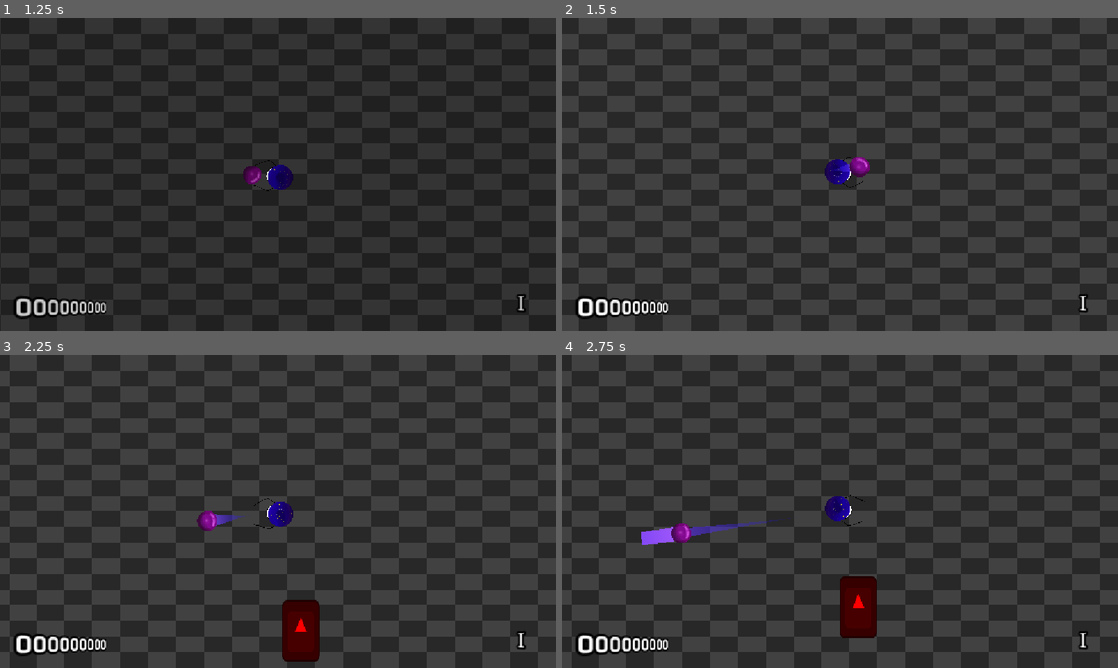
Above: before the commit, frames 1-4 (two rows, left to right).
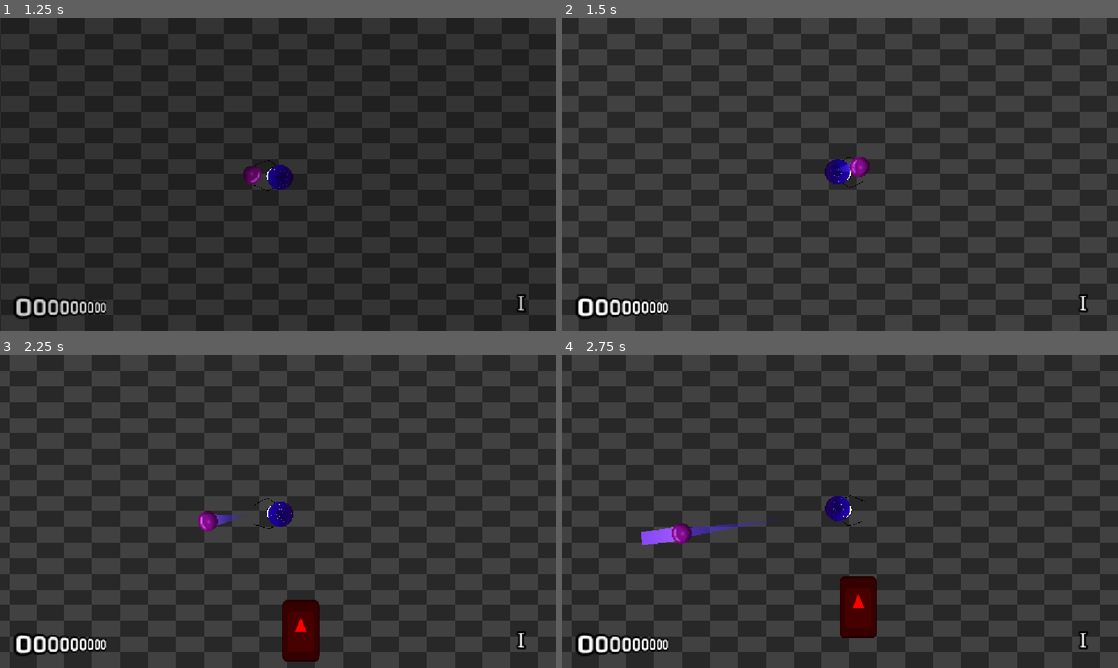
Above: after the commit, the same moments.

Repository: neilavesterinen/Haven-Bounce-Back-Shooter
Game: Godot game, scene res://Scenes/mainmenu/mainmenu.tscn
Same seed, same stepped clock (60 frames per second), same inputs: the game is played once before the commit and once after it. The engine's default icon, where the game draws it, is replaced by a stand-in: a white triangle on a blue panel in a dark square. Sound files missing from this copy of the repository are replaced by a short silence.
Inputs (mouse positions are in pixels of both pictures, inside the frame that each line leads up to):
- Up to frame 1 (1.25 s): click "Play" at 0.5 s
- Up to frame 2 (1.5 s): tap Enter at 1.25 s; move the mouse to (962, 158) at 1.27 s; hold D (right) from 1.28 s (still down); click (962, 158) at 1.35 s
- Up to frame 3 (2.25 s): release D (right) at 2 s; drag from (166, 527) to (283, 511) at 2.02 s
- Up to frame 4 (2.75 s): no input

Frame 1 is identical in both runs. In frame 2, 0.1% of the frame differs, in the area x 51-56%, y 44-51%; in frame 3, 0.1%, in the area x 35-40%, y 49-57%; in frame 4, 0.1%.

Commit message:
Add new waves

Diff:
--- a/Scenes/game/game.tscn
+++ b/Scenes/game/game.tscn
@@ -10,6 +10,9 @@
 [ext_resource type="Script" uid="uid://d28bg3buhu30p" path="res://Scenes/map/wave_spawner/wave_spawner.gd" id="6_nds08"]
 [ext_resource type="Script" uid="uid://b4fkgubw0acrh" path="res://Scenes/map/wave_spawner/wave.gd" id="7_5l446"]
 [ext_resource type="Script" uid="uid://cd86jqx45pujh" path="res://Scenes/map/wave_spawner/node_and_amount.gd" id="8_6y3i1"]
+[ext_resource type="Script" uid="uid://c3g25drac3map" path="res://enemy/enemy.gd" id="11_ii7ab"]
+[ext_resource type="Texture2D" uid="uid://rr83vynoqgaw" path="res://icon.svg" id="12_hxkax"]
+[ext_resource type="Script" uid="uid://cmavd3hga2fko" path="res://common/scripts/damage_on_contact.gd" id="13_7rk1p"]
 
 [sub_resource type="SystemFont" id="SystemFont_g0siu"]
 font_names = PackedStringArray("Sans-Serif")
@@ -25,6 +28,115 @@
 nodes_and_amounts = Array[ExtResource("8_6y3i1")]([SubResource("Resource_d0b77")])
 spawn_delay_range = Vector2(1, 2.5)
 spawn_group_size_range = Vector2i(1, 2)
+
+[sub_resource type="RectangleShape2D" id="RectangleShape2D_xrcp0"]
+size = Vector2(78, 128)
+
+[sub_resource type="RectangleShape2D" id="RectangleShape2D_ofsxj"]
+size = Vector2(88.864, 140.695)
+
+[sub_resource type="PackedScene" id="PackedScene_jbxxx"]
+_bundled = {
+"conn_count": 0,
+"conns": PackedInt32Array(),
+"editable_instances": [],
+"id_paths": [PackedInt32Array(), PackedInt32Array(), PackedInt32Array(), PackedInt32Array(), PackedInt32Array()],
+"names": PackedStringArray("Enemy", "CharacterBody2D", "enemy", "collision_mask", "script", "Icon", "Sprite2D", "modulate", "scale", "texture", "CollisionShape2D", "CollisionShape2D", "shape", "Damage", "Area2D", "script", "damage_team", "CollisionShape2D", "CollisionShape2D", "shape", "debug_color", "NavigationAgent2D", "NavigationAgent2D"),
+"node_count": 6,
+"node_ids": PackedInt32Array(1634294982, 266075212, 1321509770, 1797718684, 1453246104, 162018649),
+"node_paths": [NodePath("."), NodePath("."), NodePath("."), NodePath("./Damage"), NodePath(".")],
+"nodes": PackedInt32Array(-1, -1, 1, 0, -1, 2, 3, 0, 4, 1, 1, 2, 1073741824, 0, 6, 5, -1, 3, 7, 2, 8, 3, 9, 4, 0, 1073741825, 0, 11, 10, -1, 1, 12, 5, 0, 1073741826, 0, 14, 13, -1, 2, 15, 6, 16, 7, 0, 1073741827, 0, 18, 17, -1, 2, 19, 8, 20, 9, 0, 1073741828, 0, 22, 21, -1, 0, 0),
+"variants": [3, ExtResource("11_ii7ab"), Color(1, 0, 0, 1), Vector2(0.609375, 1), ExtResource("12_hxkax"), SubResource("RectangleShape2D_xrcp0"), ExtResource("13_7rk1p"), 1, SubResource("RectangleShape2D_ofsxj"), Color(0.7965934, 0.37181562, 0.5403993, 0.41960785)],
+"version": 3
+}
+
+[sub_resource type="Resource" id="Resource_2wwbv"]
+script = ExtResource("8_6y3i1")
+node = SubResource("PackedScene_jbxxx")
+amount = 8
+
+[sub_resource type="Resource" id="Resource_klkrs"]
+script = ExtResource("7_5l446")
+nodes_and_amounts = Array[ExtResource("8_6y3i1")]([SubResource("Resource_2wwbv")])
+spawn_delay_range = Vector2(0.5, 1.5)
+spawn_group_size_range = Vector2i(2, 2)
+
+[sub_resource type="PackedScene" id="PackedScene_ii7ab"]
+_bundled = {
+"conn_count": 0,
+"conns": PackedInt32Array(),
+"editable_instances": [],
+"id_paths": [PackedInt32Array(), PackedInt32Array(), PackedInt32Array(), PackedInt32Array(), PackedInt32Array()],
+"names": PackedStringArray("Enemy", "CharacterBody2D", "enemy", "collision_mask", "script", "Icon", "Sprite2D", "modulate", "scale", "texture", "CollisionShape2D", "CollisionShape2D", "shape", "Damage", "Area2D", "script", "damage_team", "CollisionShape2D", "CollisionShape2D", "shape", "debug_color", "NavigationAgent2D", "NavigationAgent2D"),
+"node_count": 6,
+"node_ids": PackedInt32Array(1634294982, 266075212, 1321509770, 1797718684, 1453246104, 162018649),
+"node_paths": [NodePath("."), NodePath("."), NodePath("."), NodePath("./Damage"), NodePath(".")],
+"nodes": PackedInt32Array(-1, -1, 1, 0, -1, 2, 3, 0, 4, 1, 1, 2, 1073741824, 0, 6, 5, -1, 3, 7, 2, 8, 3, 9, 4, 0, 1073741825, 0, 11, 10, -1, 1, 12, 5, 0, 1073741826, 0, 14, 13, -1, 2, 15, 6, 16, 7, 0, 1073741827, 0, 18, 17, -1, 2, 19, 8, 20, 9, 0, 1073741828, 0, 22, 21, -1, 0, 0),
+"variants": [3, ExtResource("11_ii7ab"), Color(1, 0, 0, 1), Vector2(0.609375, 1), ExtResource("12_hxkax"), SubResource("RectangleShape2D_xrcp0"), ExtResource("13_7rk1p"), 1, SubResource("RectangleShape2D_ofsxj"), Color(0.7965934, 0.37181562, 0.5403993, 0.41960785)],
+"version": 3
+}
+
+[sub_resource type="Resource" id="Resource_hxkax"]
+script = ExtResource("8_6y3i1")
+node = SubResource("PackedScene_ii7ab")
+amount = 12
+
+[sub_resource type="Resource" id="Resource_7rk1p"]
+script = ExtResource("7_5l446")
+nodes_and_amounts = Array[ExtResource("8_6y3i1")]([SubResource("Resource_hxkax")])
+spawn_delay_range = Vector2(0.3, 0.5)
+
+[sub_resource type="PackedScene" id="PackedScene_hxkax"]
+_bundled = {
+"conn_count": 0,
+"conns": PackedInt32Array(),
+"editable_instances": [],
+"id_paths": [PackedInt32Array(), PackedInt32Array(), PackedInt32Array(), PackedInt32Array(), PackedInt32Array()],
+"names": PackedStringArray("Enemy", "CharacterBody2D", "enemy", "collision_mask", "script", "Icon", "Sprite2D", "modulate", "scale", "texture", "CollisionShape2D", "CollisionShape2D", "shape", "Damage", "Area2D", "script", "damage_team", "CollisionShape2D", "CollisionShape2D", "shape", "debug_color", "NavigationAgent2D", "NavigationAgent2D"),
+"node_count": 6,
+"node_ids": PackedInt32Array(1634294982, 266075212, 1321509770, 1797718684, 1453246104, 162018649),
+"node_paths": [NodePath("."), NodePath("."), NodePath("."), NodePath("./Damage"), NodePath(".")],
+"nodes": PackedInt32Array(-1, -1, 1, 0, -1, 2, 3, 0, 4, 1, 1, 2, 1073741824, 0, 6, 5, -1, 3, 7, 2, 8, 3, 9, 4, 0, 1073741825, 0, 11, 10, -1, 1, 12, 5, 0, 1073741826, 0, 14, 13, -1, 2, 15, 6, 16, 7, 0, 1073741827, 0, 18, 17, -1, 2, 19, 8, 20, 9, 0, 1073741828, 0, 22, 21, -1, 0, 0),
+"variants": [3, ExtResource("11_ii7ab"), Color(1, 0, 0, 1), Vector2(0.609375, 1), ExtResource("12_hxkax"), SubResource("RectangleShape2D_xrcp0"), ExtResource("13_7rk1p"), 1, SubResource("RectangleShape2D_ofsxj"), Color(0.7965934, 0.37181562, 0.5403993, 0.41960785)],
+"version": 3
+}
+
+[sub_resource type="Resource" id="Resource_jbxxx"]
+script = ExtResource("8_6y3i1")
+node = SubResource("PackedScene_hxkax")
+amount = 15
+
+[sub_resource type="Resource" id="Resource_2kyel"]
+script = ExtResource("7_5l446")
+nodes_and_amounts = Array[ExtResource("8_6y3i1")]([SubResource("Resource_jbxxx")])
+spawn_delay_range = Vector2(3, 5)
+spawn_group_size_range = Vector2i(4, 4)
+
+[sub_resource type="PackedScene" id="PackedScene_7rk1p"]
+_bundled = {
+"conn_count": 0,
+"conns": PackedInt32Array(),
+"editable_instances": [],
+"id_paths": [PackedInt32Array(), PackedInt32Array(), PackedInt32Array(), PackedInt32Array(), PackedInt32Array()],
+"names": PackedStringArray("Enemy", "CharacterBody2D", "enemy", "collision_mask", "script", "Icon", "Sprite2D", "modulate", "scale", "texture", "CollisionShape2D", "CollisionShape2D", "shape", "Damage", "Area2D", "script", "damage_team", "CollisionShape2D", "CollisionShape2D", "shape", "debug_color", "NavigationAgent2D", "NavigationAgent2D"),
+"node_count": 6,
+"node_ids": PackedInt32Array(1634294982, 266075212, 1321509770, 1797718684, 1453246104, 162018649),
+"node_paths": [NodePath("."), NodePath("."), NodePath("."), NodePath("./Damage"), NodePath(".")],
+"nodes": PackedInt32Array(-1, -1, 1, 0, -1, 2, 3, 0, 4, 1, 1, 2, 1073741824, 0, 6, 5, -1, 3, 7, 2, 8, 3, 9, 4, 0, 1073741825, 0, 11, 10, -1, 1, 12, 5, 0, 1073741826, 0, 14, 13, -1, 2, 15, 6, 16, 7, 0, 1073741827, 0, 18, 17, -1, 2, 19, 8, 20, 9, 0, 1073741828, 0, 22, 21, -1, 0, 0),
+"variants": [3, ExtResource("11_ii7ab"), Color(1, 0, 0, 1), Vector2(0.609375, 1), ExtResource("12_hxkax"), SubResource("RectangleShape2D_xrcp0"), ExtResource("13_7rk1p"), 1, SubResource("RectangleShape2D_ofsxj"), Color(0.7965934, 0.37181562, 0.5403993, 0.41960785)],
+"version": 3
+}
+
+[sub_resource type="Resource" id="Resource_hy3pq"]
+script = ExtResource("8_6y3i1")
+node = SubResource("PackedScene_7rk1p")
+amount = 15
+
+[sub_resource type="Resource" id="Resource_ai5tx"]
+script = ExtResource("7_5l446")
+nodes_and_amounts = Array[ExtResource("8_6y3i1")]([SubResource("Resource_hy3pq")])
+spawn_delay_range = Vector2(2.5, 3.5)
+spawn_group_size_range = Vector2i(2, 4)
 
 [sub_resource type="CircleShape2D" id="CircleShape2D_5l446"]
 radius = 150.0
@@ -83,7 +195,7 @@
 
 [node name="WaveSpawner" type="Node2D" parent="." unique_id=1937314124 node_paths=PackedStringArray("spawned_node_parent")]
 script = ExtResource("6_nds08")
-waves = Array[ExtResource("7_5l446")]([SubResource("Resource_7pssd")])
+waves = Array[ExtResource("7_5l446")]([SubResource("Resource_7pssd"), SubResource("Resource_klkrs"), SubResource("Resource_7rk1p"), SubResource("Resource_2kyel"), SubResource("Resource_ai5tx")])
 spawn_pos_clearance_check_shape = SubResource("CircleShape2D_5l446")
 spawn_area = Rect2(-2500, -2500, 5000, 5000)
 spawned_node_parent = NodePath(".")
--- a/autoloads/level_manager/level_manager.gd
+++ b/autoloads/level_manager/level_manager.gd
@@ -83,7 +83,7 @@
 
 ## Returns the root node of the **level**, which changes when new levels
 ## are loaded. So, this is not the actual root node of the game.
-func get_level_root_node() -> Node2D:
+func get_level_root_node() -> Node:
 	return _level_instance
 
 
--- a/player/player.gd
+++ b/player/player.gd
@@ -44,5 +44,5 @@
 			0,
 		).rotated(weapon_node.global_rotation)
 
-		get_tree().root.add_child(orb_node)
+		LevelManager.get_level_root_node().add_child(orb_node)
 		orb_node.global_position = orb_spawn.global_position
Not shown, removed: autoloads/level_manager/level_manager.gd.uid
